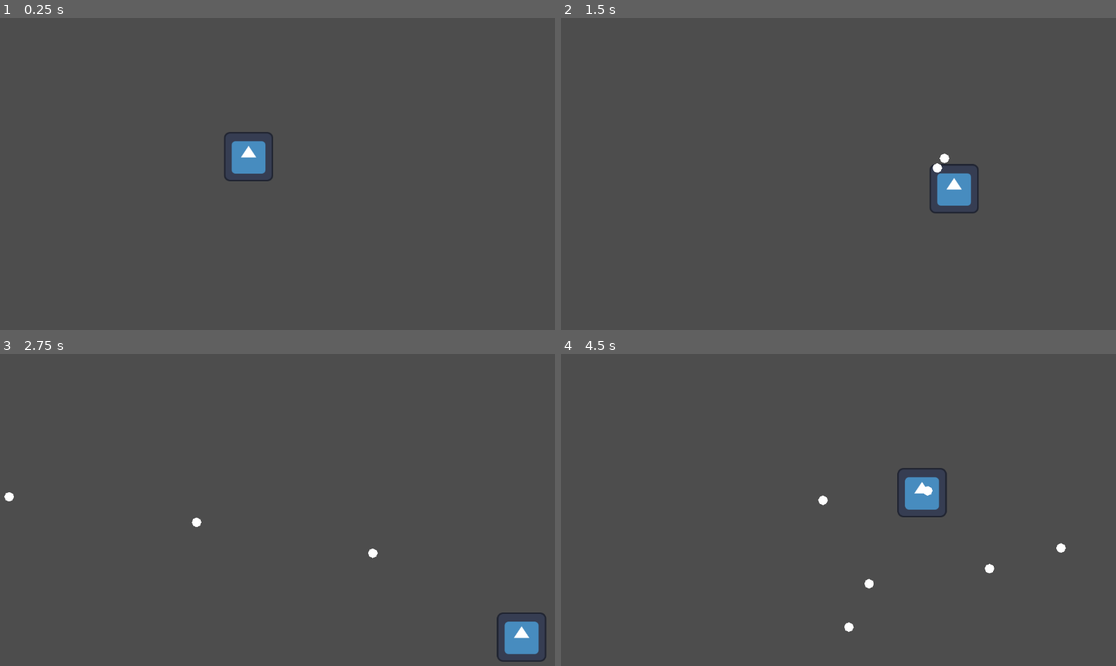
Above: before the commit, frames 1-4 (two rows, left to right).
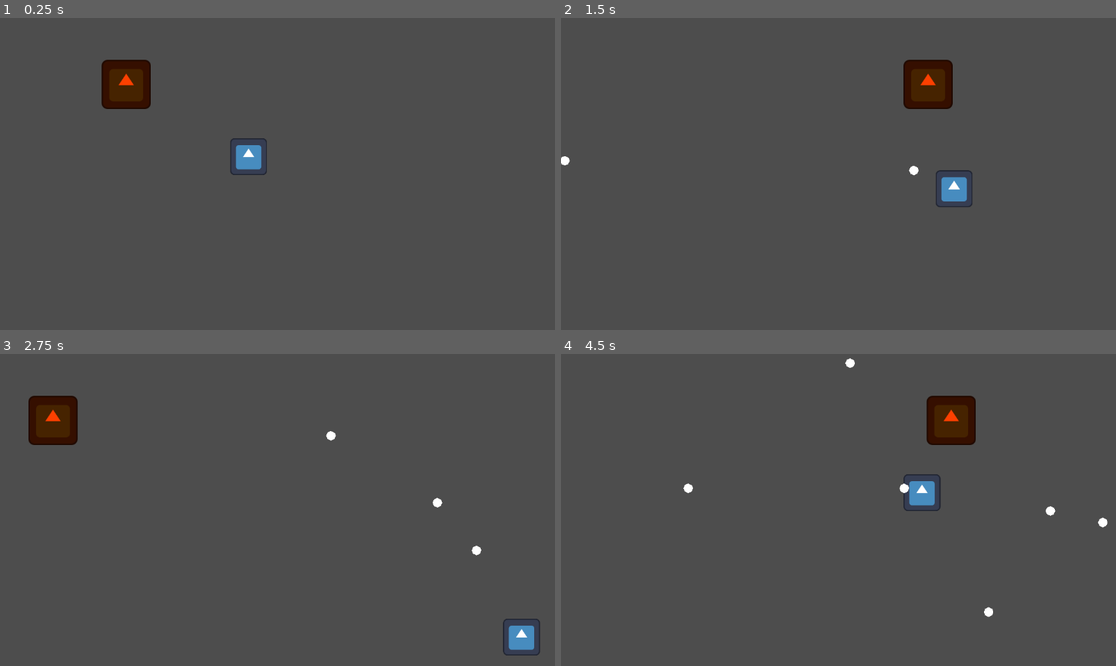
Above: after the commit, the same moments.

Repository: BriarLeaves/gun-wizard-loop-game
Game: Godot game, scene res://room.tscn
Two runs of this game, one before a commit and one after it. Both use one fixed random seed, a clock stepped at 60 frames per second and the inputs below. The engine's default icon, where the game draws it, is replaced by a stand-in: a white triangle on a blue panel in a dark square.
Inputs (mouse positions are in pixels of both pictures, inside the frame that each line leads up to):
- Up to frame 1 (0.25 s): no input
- Up to frame 2 (1.5 s): move the mouse to (960, 158) at 0.52 s; hold D (move_right) 0.53-1.28 s; click (960, 158) at 0.6 s; move the mouse to (727, 189) at 1.27 s; hold S (move_down) from 1.28 s (still down); click (727, 189) at 1.35 s
- Up to frame 3 (2.75 s): move the mouse to (333, 441) at 2.02 s; release S (move_down) at 2.03 s; hold D (move_right) from 2.03 s (still down); click (333, 441) at 2.1 s
- Up to frame 4 (4.5 s): move the mouse to (810, 572) at 2.77 s; release D (move_right) at 2.78 s; hold W (move_up) 2.78-3.53 s; click (810, 572) at 2.85 s; move the mouse to (1005, 556) at 3.52 s; hold A (move_left) from 3.53 s (still down); click (1005, 556) at 3.6 s; move the mouse to (672, 463) at 4.27 s; click (672, 463) at 4.35 s

The runs differ from the first frame. In frame 1, 1.9% of the frame differs, in the area x 18-50%, y 13-53%; in frame 2, 2.1%; in frame 3, 2.2%; in frame 4, 2.5%, in the area x 22-99%, y 1-90%.

Commit message:
Altered bullets slightly, added a moving enemy

Diff:
--- a/gun-wizard-loop-game/bullet.gd
+++ b/gun-wizard-loop-game/bullet.gd
@@ -1,6 +1,7 @@
 extends Area2D
 
 var velocity: Vector2 = Vector2.ZERO
+var times_wrapped: int = 0 #number of times this bullet has screen wrapped (if it has, then it may damage the player)
 
 @onready var screen_size: Vector2 = get_viewport_rect().size
 
@@ -14,6 +15,8 @@
 	pass
 
 func _physics_process(delta: float) -> void:
-	position += velocity
+	position += velocity * delta
+	if position.x < 0 || position.x > screen_size.x || position.y > screen_size.y || position.y < 0:
+		times_wrapped += 1
 	position.x = wrapf(position.x, 0, screen_size.x)
 	position.y = wrapf(position.y, 0, screen_size.y)
--- /dev/null
+++ b/gun-wizard-loop-game/enemy.gd
@@ -0,0 +1,19 @@
+extends CharacterBody2D
+class_name Enemy
+
+@onready var screen_size: Vector2 = get_viewport_rect().size
+var health: int = 3
+
+func take_damage(amt):
+	health -= amt
+	if health <= 0:
+		enemy_death()
+	pass
+
+func enemy_death():
+	queue_free()
+	pass
+
+func screen_wrap():
+	position.x = wrapf(position.x, 0, screen_size.x)
+	position.y = wrapf(position.y, 0, screen_size.y)
--- /dev/null
+++ b/gun-wizard-loop-game/moving_enemy.gd
@@ -0,0 +1,10 @@
+extends Enemy
+
+var starting_velocity: float = 400
+
+func _ready():
+	velocity = Vector2(starting_velocity, 0)
+
+func _physics_process(delta):
+	position += velocity * delta
+	screen_wrap()
--- /dev/null
+++ b/gun-wizard-loop-game/moving_enemy.tscn
@@ -0,0 +1,18 @@
+[gd_scene load_steps=4 format=3 uid="uid://dhdp3qnxwlh5h"]
+
+[ext_resource type="Script" uid="uid://d31rav50j13iw" path="res://moving_enemy.gd" id="1_vrwbr"]
+[ext_resource type="Texture2D" uid="uid://bdser5gbm7t4d" path="res://icon.svg" id="2_vrwbr"]
+
+[sub_resource type="RectangleShape2D" id="RectangleShape2D_hho4y"]
+size = Vector2(100, 100)
+
+[node name="MovingEnemy" type="CharacterBody2D"]
+script = ExtResource("1_vrwbr")
+
+[node name="Sprite2D" type="Sprite2D" parent="."]
+modulate = Color(0.988235, 0.25098, 0, 1)
+scale = Vector2(0.8, 0.8)
+texture = ExtResource("2_vrwbr")
+
+[node name="CollisionShape2D" type="CollisionShape2D" parent="."]
+shape = SubResource("RectangleShape2D_hho4y")
--- a/gun-wizard-loop-game/player_character.tscn
+++ b/gun-wizard-loop-game/player_character.tscn
@@ -4,14 +4,14 @@
 [ext_resource type="Texture2D" uid="uid://bdser5gbm7t4d" path="res://icon.svg" id="2_5up26"]
 
 [sub_resource type="RectangleShape2D" id="RectangleShape2D_5up26"]
-size = Vector2(100, 100)
+size = Vector2(75, 75)
 
 [node name="Player" type="CharacterBody2D"]
 collision_mask = 30
 script = ExtResource("1_02ohv")
 
 [node name="Sprite" type="Sprite2D" parent="."]
-scale = Vector2(0.8, 0.8)
+scale = Vector2(0.6, 0.6)
 texture = ExtResource("2_5up26")
 
 [node name="Collider" type="CollisionShape2D" parent="."]
--- a/gun-wizard-loop-game/room.tscn
+++ b/gun-wizard-loop-game/room.tscn
@@ -1,6 +1,7 @@
-[gd_scene load_steps=3 format=3 uid="uid://6gey8ieo7rlf"]
+[gd_scene load_steps=4 format=3 uid="uid://6gey8ieo7rlf"]
 
 [ext_resource type="PackedScene" uid="uid://i6n47d8uj3a8" path="res://player_character.tscn" id="1_88gup"]
+[ext_resource type="PackedScene" uid="uid://dhdp3qnxwlh5h" path="res://moving_enemy.tscn" id="2_4o3f6"]
 [ext_resource type="Script" uid="uid://dutfqa6xv3364" path="res://bullet_manager.gd" id="2_bisa2"]
 
 [node name="Node2D" type="Node2D"]
@@ -10,6 +11,9 @@
 
 [node name="BulletManager" type="Node" parent="."]
 script = ExtResource("2_bisa2")
-bullet_speed = 5.0
+bullet_speed = 720.0
+
+[node name="MovingEnemy" parent="." instance=ExtResource("2_4o3f6")]
+position = Vector2(162, 138)
 
 [connection signal="shoot_bullet" from="Player" to="BulletManager" method="_on_player_shoot_bullet"]
Not shown, added: gun-wizard-loop-game/enemy.gd.uid
Not shown, added: gun-wizard-loop-game/moving_enemy.gd.uid
